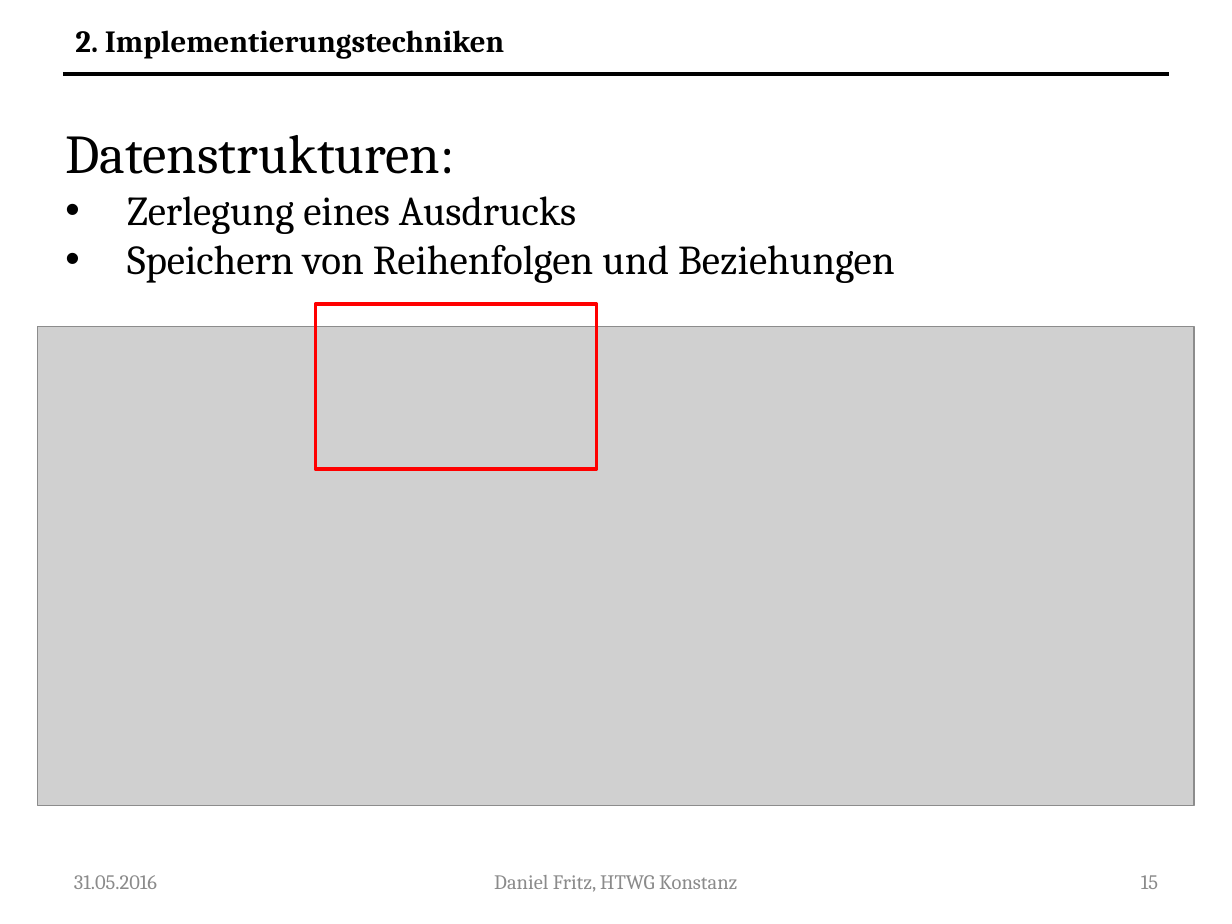
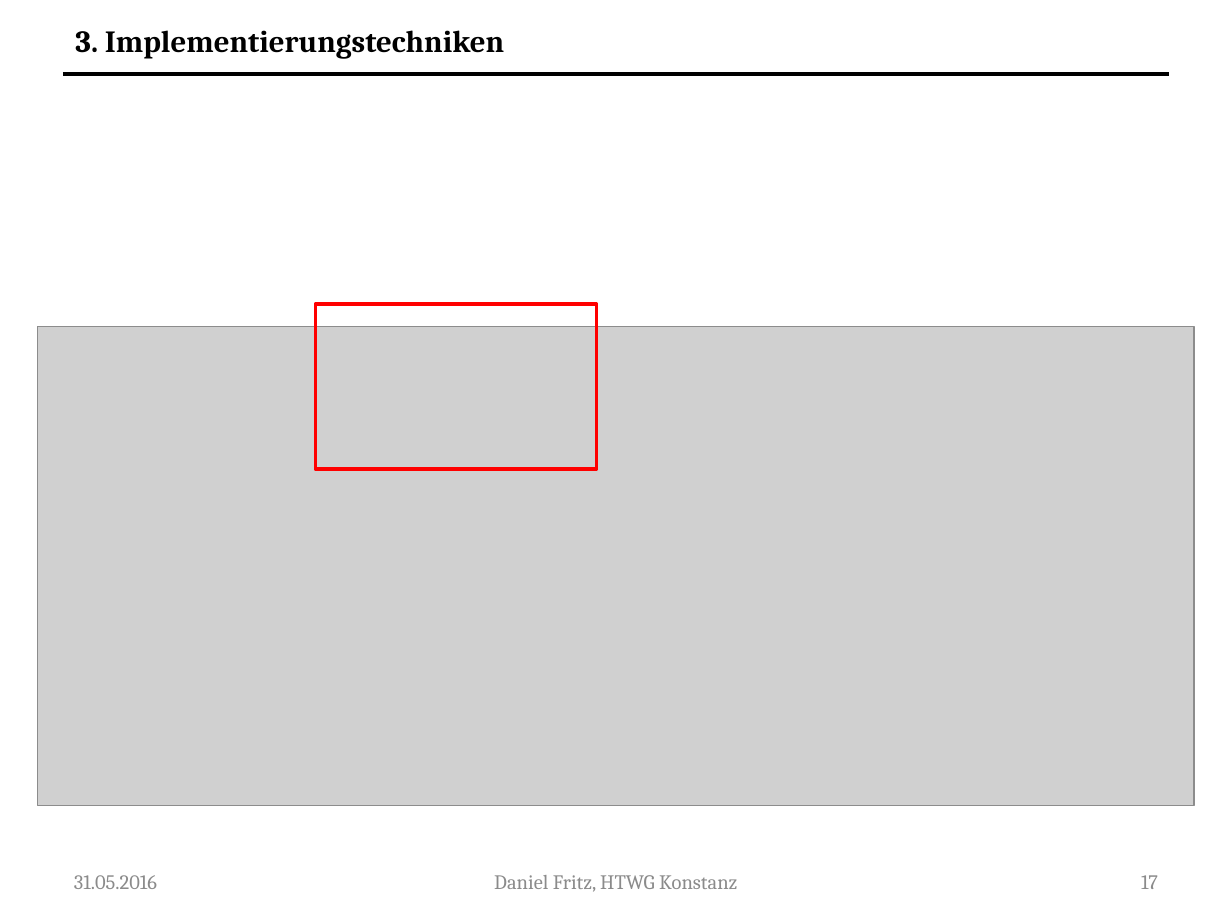
Before and after one commit to Guldenbart/MA, a slide deck: slide 17 of ppt/MA_neu.pptx (slide 15 before the commit). Drawn at 1232x924 pixels with LibreOffice and Linux fonts; fonts in the diff are those of the drawing; grey boxes stand for pictures. Boxes give left, top, right and bottom in pixels: in the first picture for what was removed or moved away, otherwise in the second. Text is boxed around its words. In the diff, an @@ line names an element or a change of style, - is before the commit and + after.

```diff
--- a/ppt/MA_neu.pptx
+++ b/ppt/MA_neu.pptx
@@ text at (x1=75, y1=30, x2=504, y2=59): text changed @@
-2. Implementierungstechniken
+3. Implementierungstechniken
@@ text removed at (x1=65, y1=135, x2=895, y2=283) @@
-Datenstrukturen:
-• Zerlegung eines Ausdrucks
-• Speichern von Reihenfolgen und Beziehungen
@@ page number at (x1=1141, y1=875, x2=1158, y2=889): text changed @@
-15
+17
```
Also in this commit, not shown: 31 other slides changed, 4 slides added.
